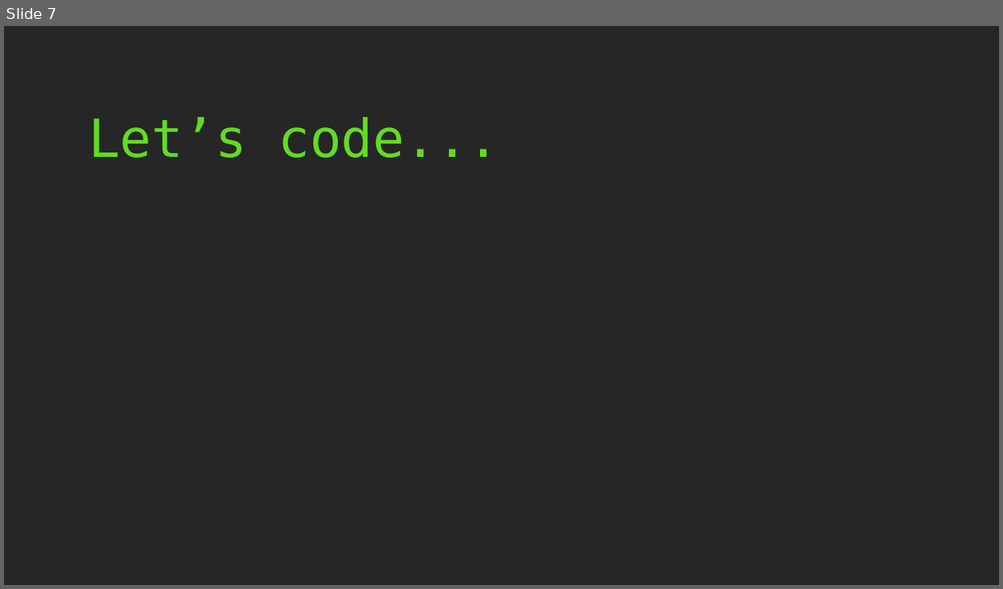
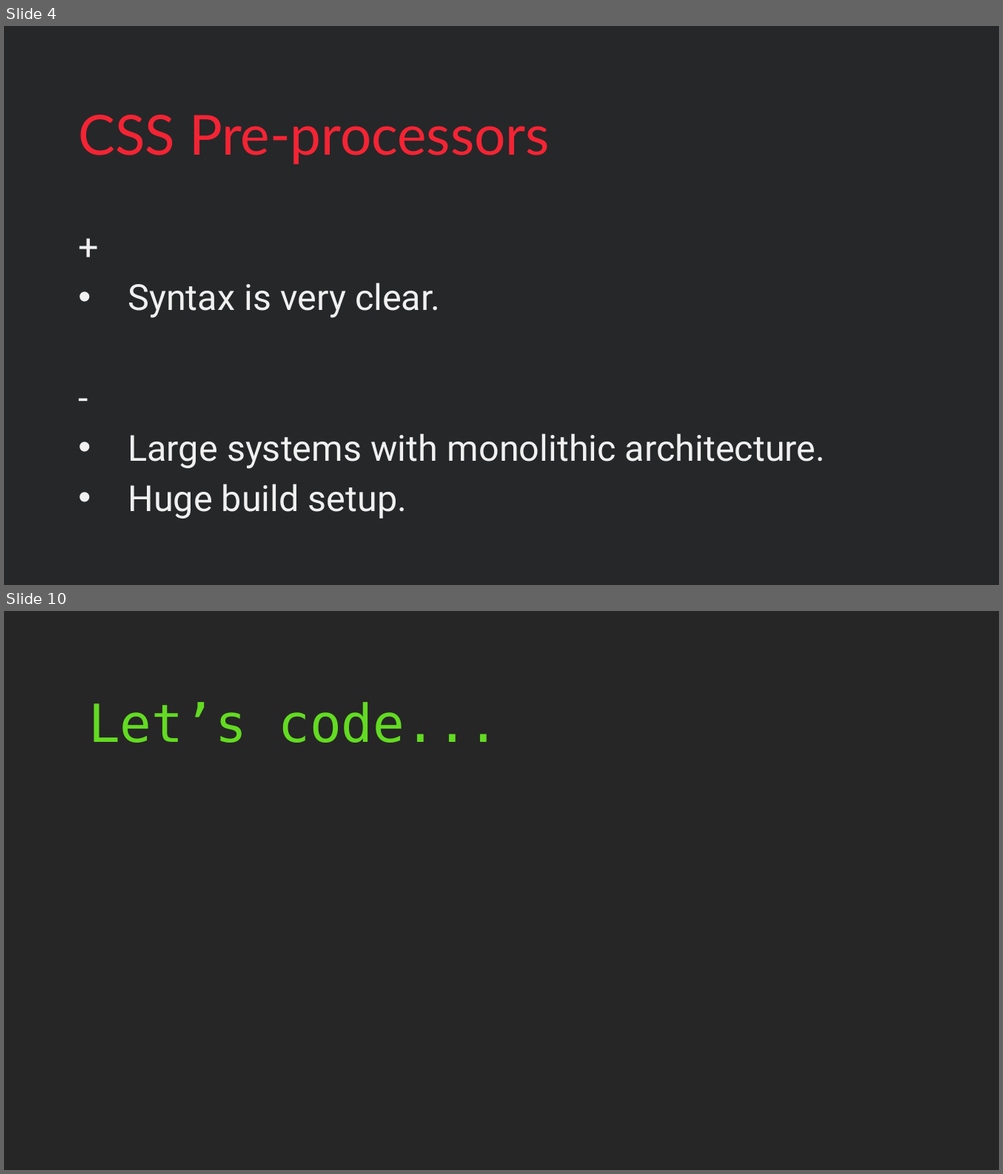
Before and after one commit to mihaeltomic/postcss-presentation, a slide deck: PostCSS.pptx. Shown one above the other, each under a label of ours: slide 7 before the commit, slides 4 and 10 after it; the slides between them are not shown. The pictures are 1003x589 and 1003x1174 pixels, drawn with LibreOffice and Linux fonts; fonts in the diff are those of the drawing; background and template pictures are left out. Boxes give left, top, right and bottom in pixels: in the first picture for what was removed or moved away, otherwise in the second. Text is boxed around its words. In the diff, an @@ line names an element or a change of style, - is before the commit and + after.

```diff
--- a/PostCSS.pptx
+++ b/PostCSS.pptx
@@ slide 4 added at [4,26,999,585], background #FFFFFF @@
@@ rectangle added at [4,26,999,585], fill #262729 @@
@@ title added at [78,115,549,164], 40 pt, text #F42434 @@
+CSS Pre-processors
@@ text added at [128,283,825,519], 26 pt, text #F0F0F0 @@
++
+• Syntax is very clear.
+-
+• Large systems with monolithic architecture.
+• Huge build setup.
@@ what was slide 7 is now slide 10 @@
```
Also in this commit, not shown: 5 slides changed, 3 other slides added, 1 slide removed.
